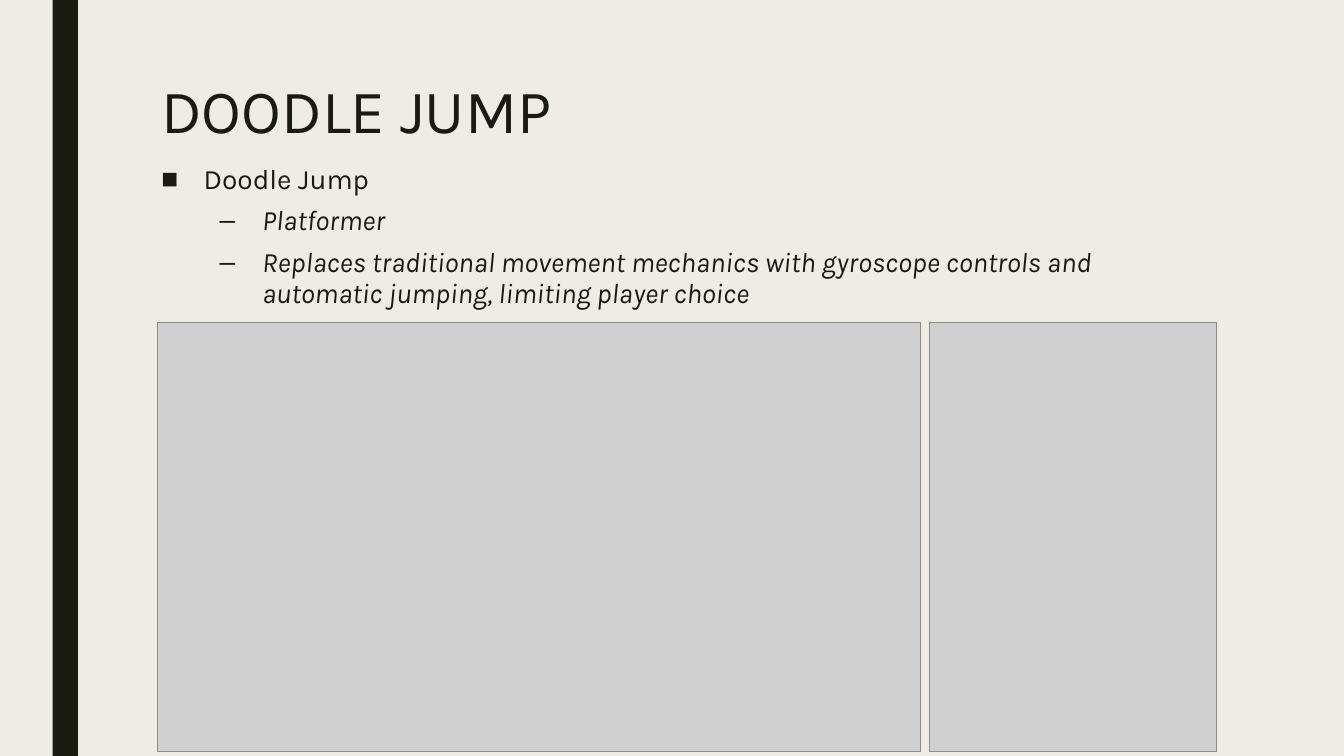
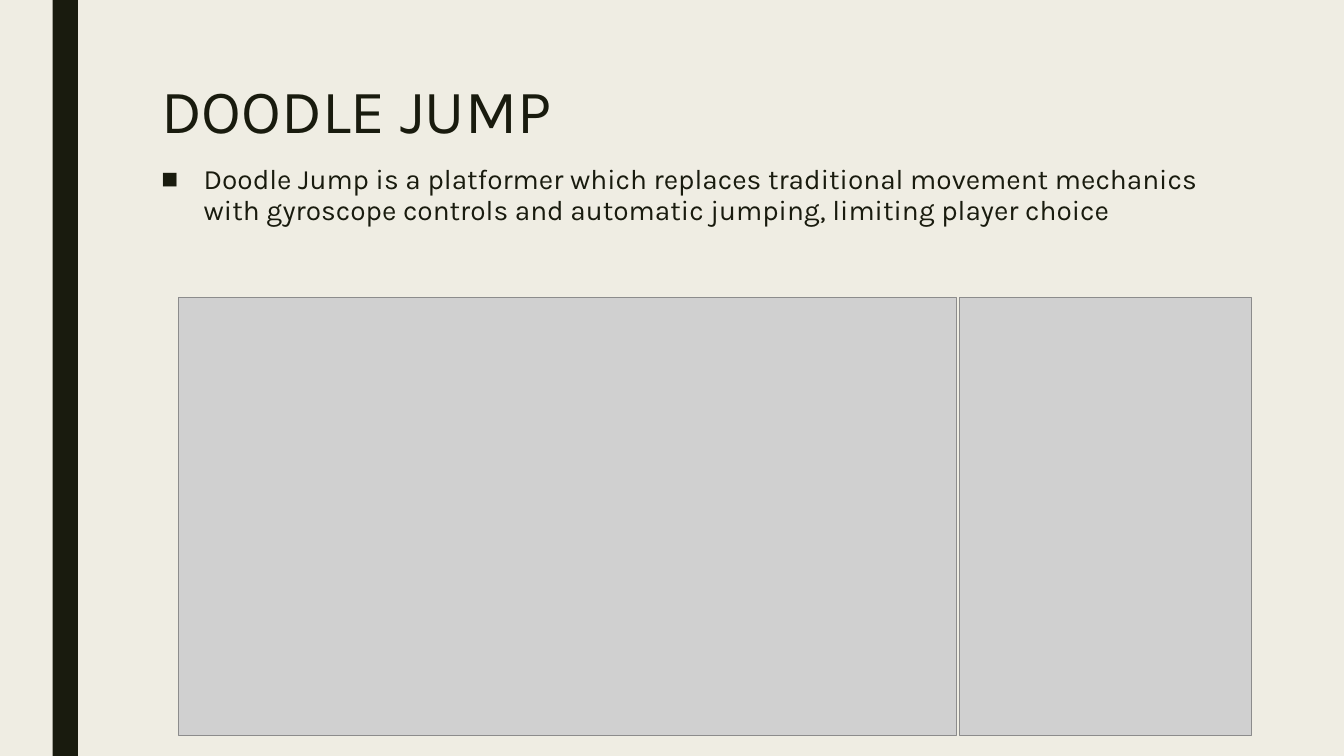
Before and after one commit to UoSGroupProjects1819/design-masterclass-l6_dmc_02, a slide deck: slide 2 of Research/Research and Ideas - Amy.pptx. Drawn at 1344x756 pixels with LibreOffice and Linux fonts; fonts in the diff are those of the drawing; grey boxes stand for pictures. Boxes give left, top, right and bottom in pixels: in the first picture for what was removed or moved away, otherwise in the second. Text is boxed around its words. In the diff, an @@ line names an element or a change of style, - is before the commit and + after.

```diff
--- a/Research/Research and Ideas - Amy.pptx
+++ b/Research/Research and Ideas - Amy.pptx
@@ text at <box>204,169,1197,227</box>: text changed; italic off @@
-■ Doodle Jump
-  – Platformer
-  – Replaces traditional movement mechanics with gyroscope controls and automatic jumping, limiting player choice
+■ Doodle Jump is a platformer which replaces traditional movement mechanics with gyroscope controls and automatic jumping, limiting player choice
@@ picture: place and size @@
-picture at <box>158,323,921,752</box>
+picture at <box>178,297,957,735</box>
@@ picture: place and size @@
-picture at <box>931,323,1217,752</box>
+picture at <box>960,297,1252,735</box>
```
Also in this commit, not shown: 2 other slides changed, 2 slides added, 1 slide removed.
